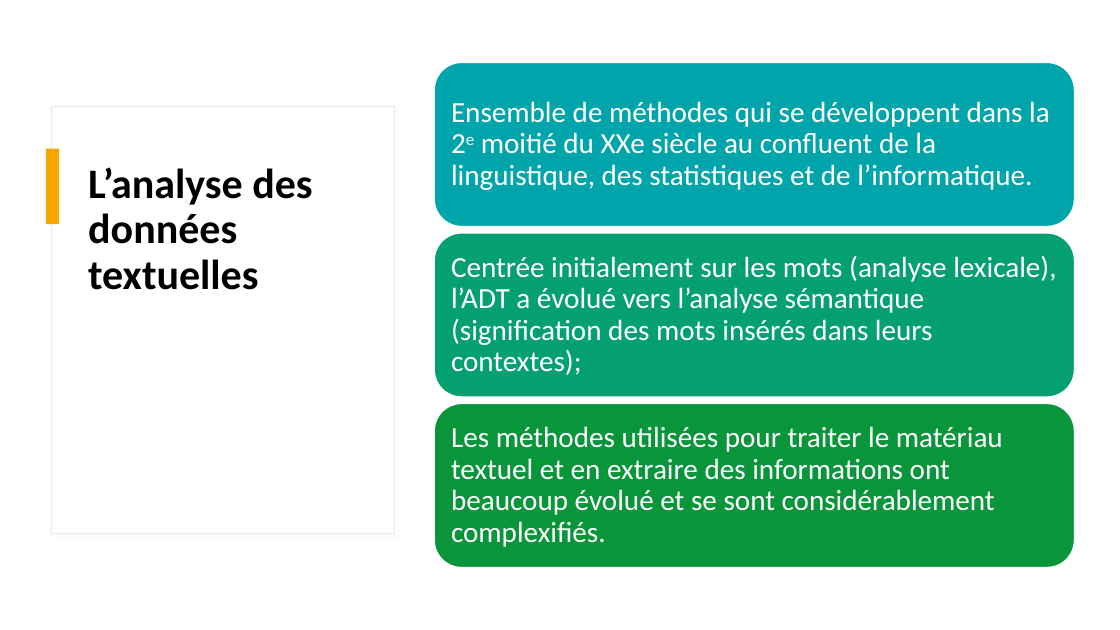
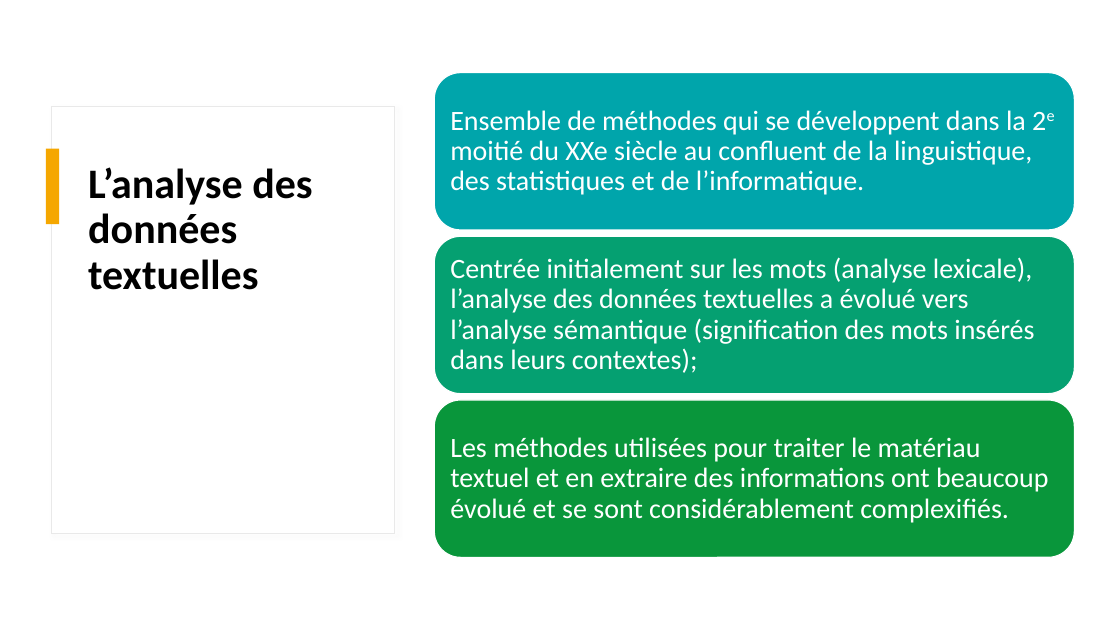
Before and after one commit to pbriss7/20230223_PB_atelier_ladirec_exploration_textes_R, a slide deck: slide 6 of Introduction_EDA_R.pptx (slide 5 before the commit). Drawn at 1120x630 pixels with LibreOffice and Linux fonts; fonts in the diff are those of the drawing. Boxes give left, top, right and bottom in pixels: in the first picture for what was removed or moved away, otherwise in the second. Text is boxed around its words. In the diff, an @@ line names an element or a change of style, - is before the commit and + after.

```diff
--- a/Introduction_EDA_R.pptx
+++ b/Introduction_EDA_R.pptx
@@ rounded rectangle: place and size @@
-rounded rectangle at bbox=[434, 62, 1075, 226]
+rounded rectangle at bbox=[434, 72, 1075, 229]
@@ text "Ensemble de méthodes qui se ...": place and size @@
-text "Ensemble de méthodes qui se ..." at bbox=[451, 101, 1050, 190]
+text "Ensemble de méthodes qui se ..." at bbox=[450, 110, 1032, 195]
@@ text "Ensemble de méthodes qui se ..." at bbox=[450, 110, 1032, 195]: size 25 to 24 pt @@
@@ rounded rectangle: place and size @@
-rounded rectangle at bbox=[434, 233, 1075, 397]
+rounded rectangle at bbox=[434, 236, 1075, 393]
@@ text at bbox=[450, 257, 1034, 373]: text changed; size 25 to 24 pt @@
-Centrée initialement sur les mots (analyse lexicale), l’ADT a évolué vers l’analyse sémantique (signification des mots insérés dans leurs contextes);
+Centrée initialement sur les mots (analyse lexicale), l’analyse des données textuelles a évolué vers l’analyse sémantique (signification des mots insérés dans leurs contextes);
@@ rounded rectangle: place and size @@
-rounded rectangle at bbox=[434, 403, 1075, 567]
+rounded rectangle at bbox=[434, 400, 1075, 557]
@@ text "Les méthodes utilisées pour traiter ..." at bbox=[450, 437, 1049, 523]: size 25 to 24 pt @@
```
Also in this commit, not shown: 2 other slides changed, 1 slide added, 1 other file.
